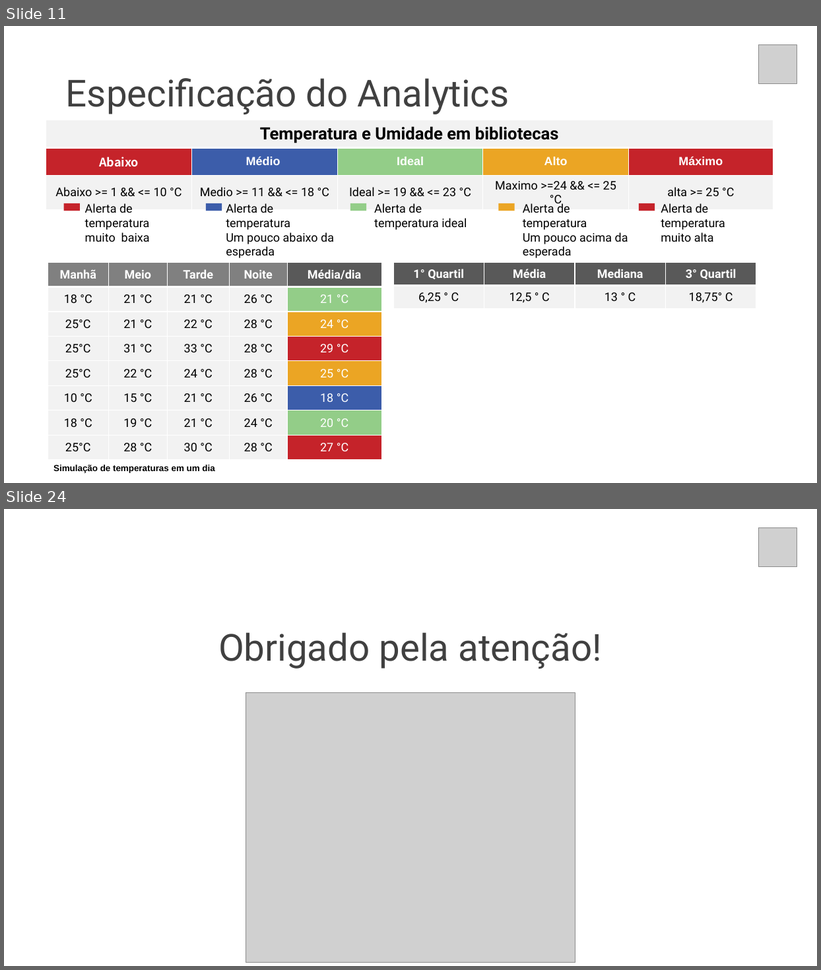
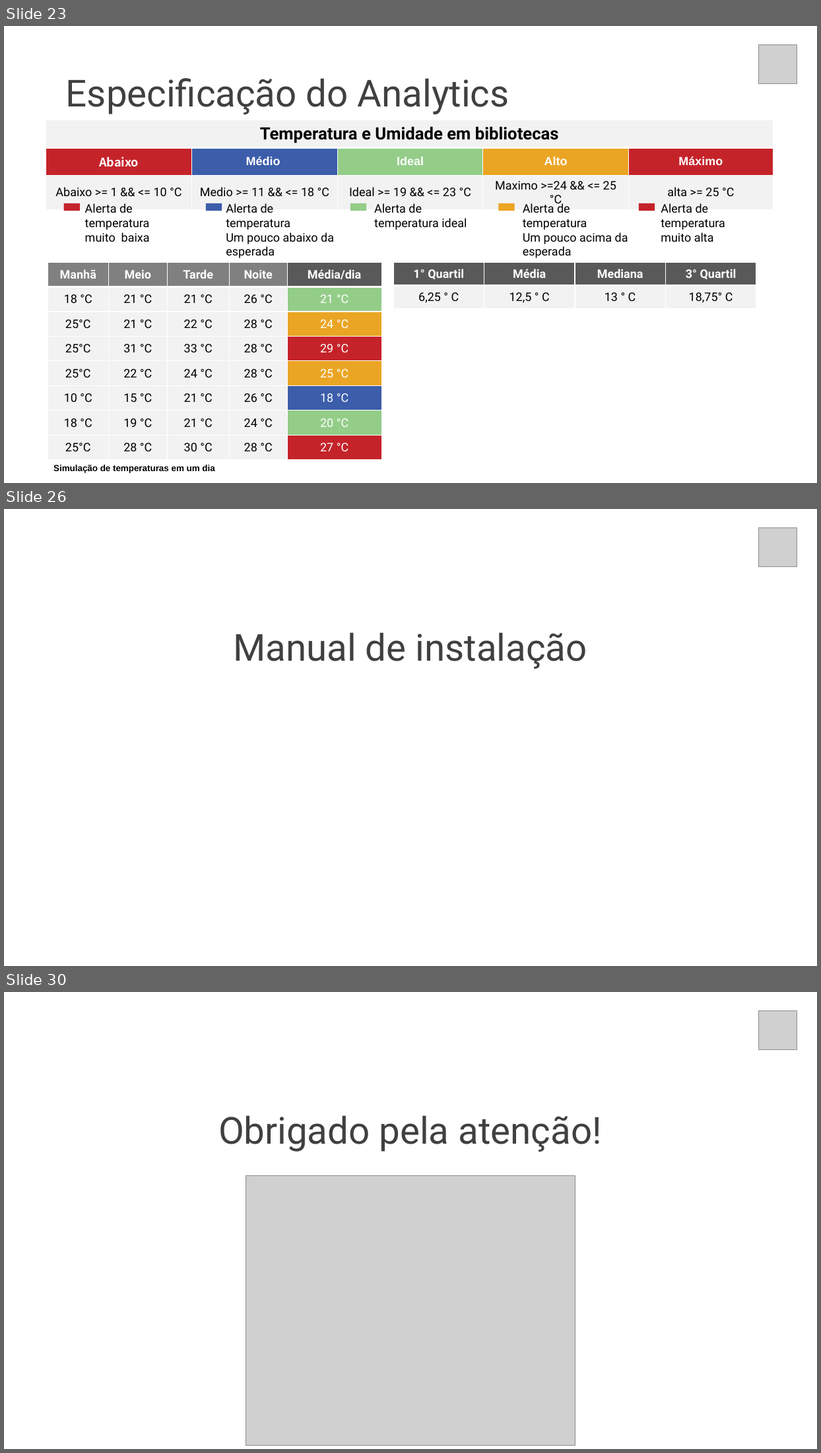
Before and after one commit to gui-ss/projeto-bandtec, a slide deck: documentacao/chameleon.pptx. Shown one above the other, each under a label of ours: slides 11 and 24 before the commit, slides 23, 26 and 30 after it; the slides between them are not shown. The pictures are 821x970 and 821x1453 pixels, drawn with LibreOffice and Linux fonts; fonts in the diff are those of the drawing; grey boxes stand for pictures. Boxes give left, top, right and bottom in pixels: in the first picture for what was removed or moved away, otherwise in the second. Text is boxed around its words. In the diff, an @@ line names an element or a change of style, - is before the commit and + after.

```diff
--- a/documentacao/chameleon.pptx
+++ b/documentacao/chameleon.pptx
@@ slide 26 added at box(4, 509, 817, 966), background #FFFFFF @@
@@ picture added at box(758, 528, 797, 566) @@
@@ text added at box(233, 632, 587, 669), 44 pt, text #404040 @@
+Manual de instalação
@@ what was slide 11 is now slide 23 @@
@@ what was slide 24 is now slide 30 @@
```
Also in this commit, not shown: 1 slide changed, 8 other slides added, 3 slides removed.
